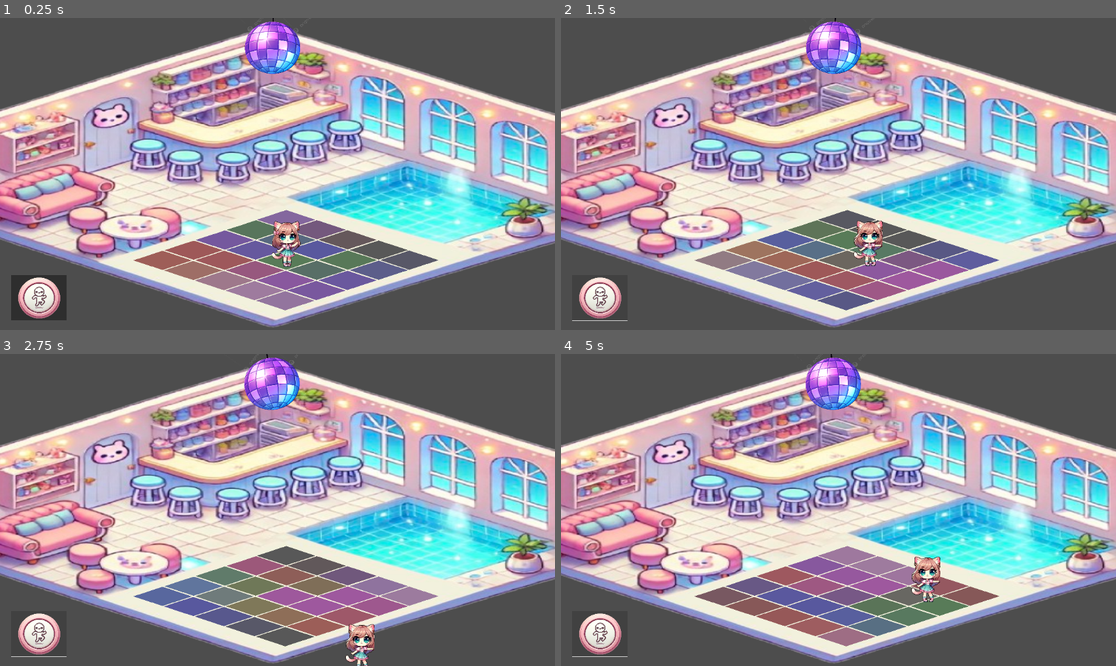
Above: before the commit, frames 1-4 (two rows, left to right).
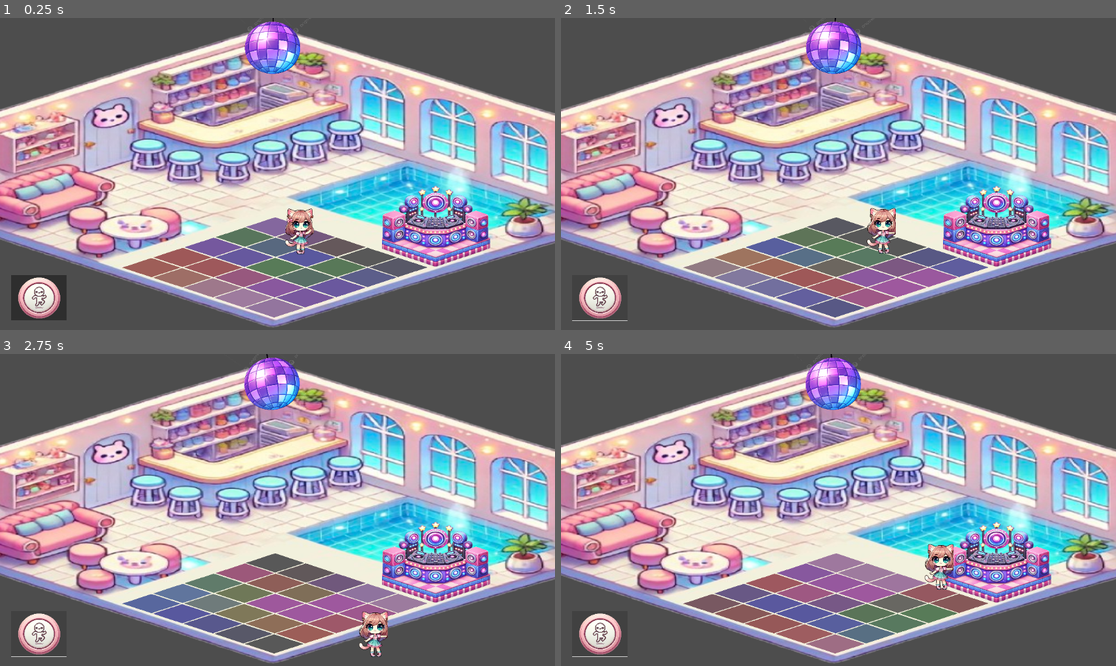
Above: after the commit, the same moments.

Repository: pariseclipse/Audio_Interactive2DGame
Game: Godot game, scene res://Main.tscn
The game is run twice, just before and just after one commit, with the same random seed, the same clock (stepped at 60 frames per second) and the same inputs.
Inputs (mouse positions are in pixels of both pictures, inside the frame that each line leads up to):
- Up to frame 1 (0.25 s): no input
- Up to frame 2 (1.5 s): click (599, 298) at 0.5 s; hold Right (ui_right) from 1.28 s (still down)
- Up to frame 3 (2.75 s): release Right (ui_right) at 2.03 s; hold Down (ui_down) from 2.03 s (still down)
- Up to frame 4 (5 s): release Down (ui_down) at 2.78 s; hold Right (ui_right) 2.78-3.53 s; hold Up (ui_up) 3.53-4.28 s; hold Left (ui_left) from 4.28 s (still down)

The runs differ from the first frame. In frame 1, 10% of the frame differs, in the area x 22-89%, y 53-96%; in frame 2, 10%; in frame 3, 11%, in the area x 22-89%, y 53-100%; in frame 4, 10%.

Commit message:
Adding new DJ area

Diff:
--- a/Main.tscn
+++ b/Main.tscn
@@ -13,6 +13,7 @@
 [ext_resource type="Texture2D" uid="uid://boesmba235hwh" path="res://danceButton.png" id="10_qsbs3"]
 [ext_resource type="Script" path="res://Button.gd" id="11_6ohpv"]
 [ext_resource type="Script" path="res://bar_trigger.gd" id="12_452v3"]
+[ext_resource type="Texture2D" uid="uid://c0qw4exral5jg" path="res://dj.png" id="14_q4x77"]
 
 [sub_resource type="SpriteFrames" id="SpriteFrames_1fin2"]
 animations = [{
@@ -45,7 +46,7 @@
 [node name="DiscoGame" type="Node2D"]
 
 [node name="TileGrid" type="Node2D" parent="."]
-position = Vector2(180, 265)
+position = Vector2(157, 280)
 rotation = 0.31765
 skew = 0.937242
 script = ExtResource("1_rhtic")
@@ -282,24 +283,25 @@
 
 [node name="Player" type="CharacterBody2D" parent="."]
 visibility_layer = 3
+z_index = 1
 position = Vector2(559, 100)
 scale = Vector2(0.186523, 0.185547)
 script = ExtResource("3_b7m0y")
 
 [node name="AnimatedSprite2D" type="AnimatedSprite2D" parent="Player"]
-position = Vector2(-2031.92, 1271.92)
+position = Vector2(-1881.81, 1131.79)
 sprite_frames = SubResource("SpriteFrames_1fin2")
 animation = &"dance"
 
 [node name="CollisionShape2D" type="CollisionShape2D" parent="Player"]
 light_mask = 3
-position = Vector2(-2026.56, 1266.53)
+position = Vector2(-1897.89, 1104.84)
 scale = Vector2(1, 1)
 shape = SubResource("RectangleShape2D_xgoq0")
 
 [node name="DrinkSprite" type="Sprite2D" parent="Player"]
 visible = false
-position = Vector2(-2123.06, 1282.69)
+position = Vector2(-1994.39, 1153.35)
 scale = Vector2(0.357985, 0.296053)
 texture = ExtResource("6_trl4i")
 
@@ -365,6 +367,11 @@
 offset_bottom = 125.0
 text = "Yes"
 
+[node name="DJBooth" type="Sprite2D" parent="."]
+position = Vector2(491, 297)
+scale = Vector2(0.455589, 0.352661)
+texture = ExtResource("14_q4x77")
+
 [connection signal="pressed" from="Button" to="Button" method="_on_pressed"]
 [connection signal="body_entered" from="BarTrigger" to="BarTrigger" method="_on_body_entered"]
 [connection signal="body_exited" from="BarTrigger" to="BarTrigger" method="_on_body_exited"]
Not shown: 1 places in Main.tscn that only renumber resources
Binary file added: dj.png
Not shown, added: dj.png.import
